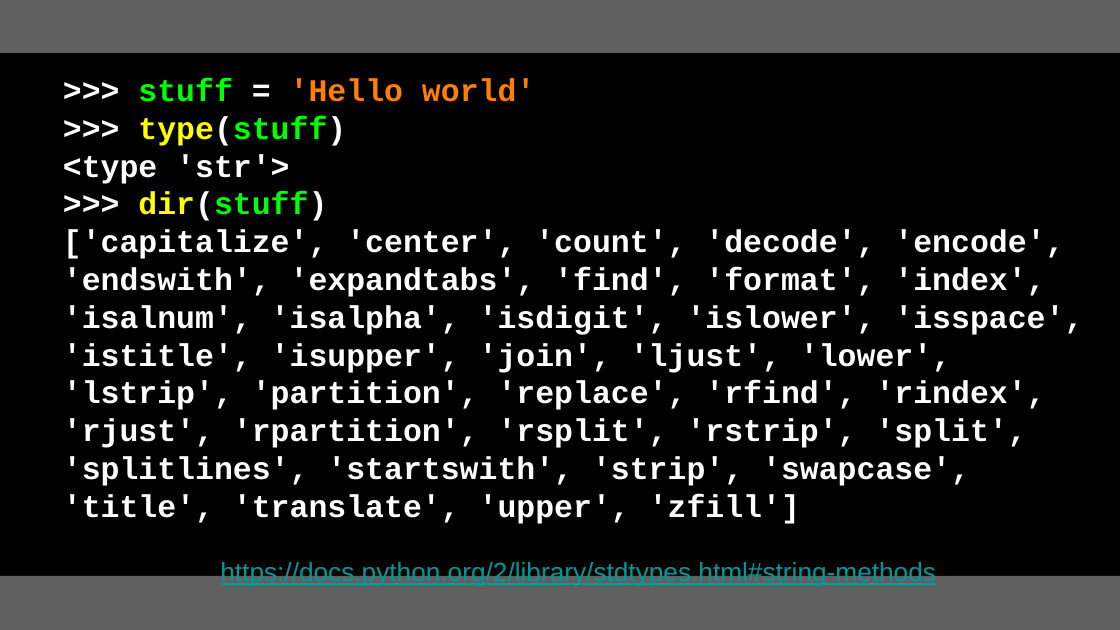
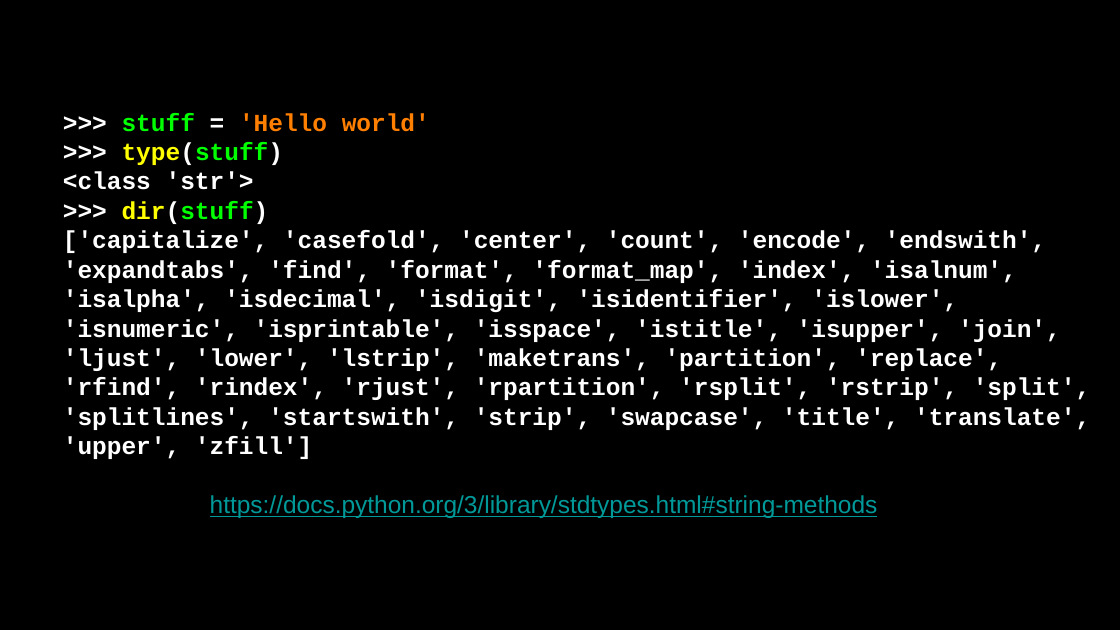
Before and after one commit to csev/py4e, a slide deck: slide 21 of lectures3/Pythonlearn-06-Strings.pptx. Drawn at 1120x630 pixels with LibreOffice and Linux fonts; fonts in the diff are those of the drawing. Boxes give left, top, right and bottom in pixels: in the first picture for what was removed or moved away, otherwise in the second. Text is boxed around its words. In the diff, an @@ line names an element or a change of style, - is before the commit and + after.

Commit message:
Tweak the slides

```diff
--- a/lectures3/Pythonlearn-06-Strings.pptx
+++ b/lectures3/Pythonlearn-06-Strings.pptx
@@ rectangle removed at [0,0,1120,53] @@
@@ text ">>> stuff = 'Hello world'": place and size @@
-text ">>> stuff = 'Hello world'" at [63,78,1083,587]
+text ">>> stuff = 'Hello world'" at [63,113,1090,518]
@@ text at [122,113,430,224]: size 36 to 28 pt in ">>> stuff = 'Hello world'", ">>> type(stuff)", ">>> dir(stuff)" @@
@@ text at [63,172,254,190]: text changed; size 36 to 28 pt @@
-<type 'str'>
+<class 'str'>
@@ text at [63,230,1090,518]: text changed; size 36 to 28 pt @@
-['capitalize', 'center', 'count', 'decode', 'encode', 'endswith', 'expandtabs', 'find', 'format', 'index', 'isalnum', 'isalpha', 'isdigit', 'islower', 'isspace', 'istitle', 'isupper', 'join', 'ljust', 'lower', 'lstrip', 'partition', 'replace', 'rfind', 'rindex', 'rjust', 'rpartition', 'rsplit', 'rstrip', 'split', 'splitlines', 'startswith', 'strip', 'swapcase', 'title', 'translate', 'upper', 'zfill']
-https://docs.python.org/2/library/stdtypes.html#string-methods
+['capitalize', 'casefold', 'center', 'count', 'encode', 'endswith', 'expandtabs', 'find', 'format', 'format_map', 'index', 'isalnum', 'isalpha', 'isdecimal', 'isdigit', 'isidentifier', 'islower', 'isnumeric', 'isprintable', 'isspace', 'istitle', 'isupper', 'join', 'ljust', 'lower', 'lstrip', 'maketrans', 'partition', 'replace', 'rfind', 'rindex', 'rjust', 'rpartition', 'rsplit', 'rstrip', 'split', 'splitlines', 'startswith', 'strip', 'swapcase', 'title', 'translate', 'upper', 'zfill']
+https://docs.python.org/3/library/stdtypes.html#string-methods
@@ rectangle at [0,576,1120,630]: fill #606060 to #000000 @@
```
Also in this commit, not shown: 29 other slides changed, 1 slide added, 1 slide removed, 5 other files.
